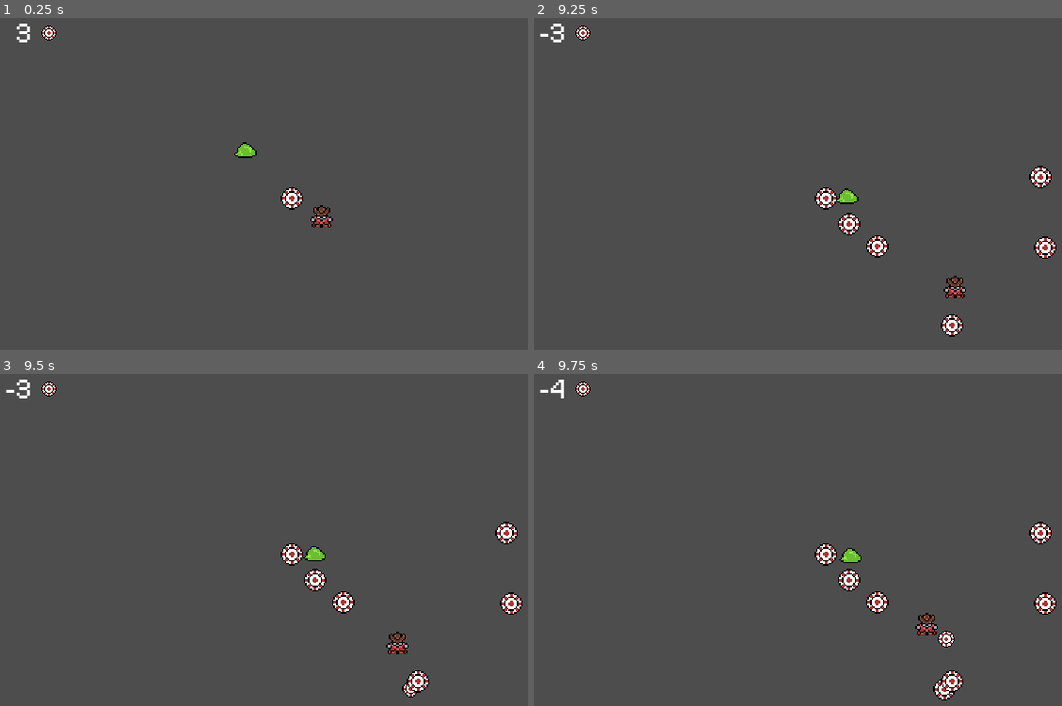
Above: before the commit, frames 1-4 (two rows, left to right).
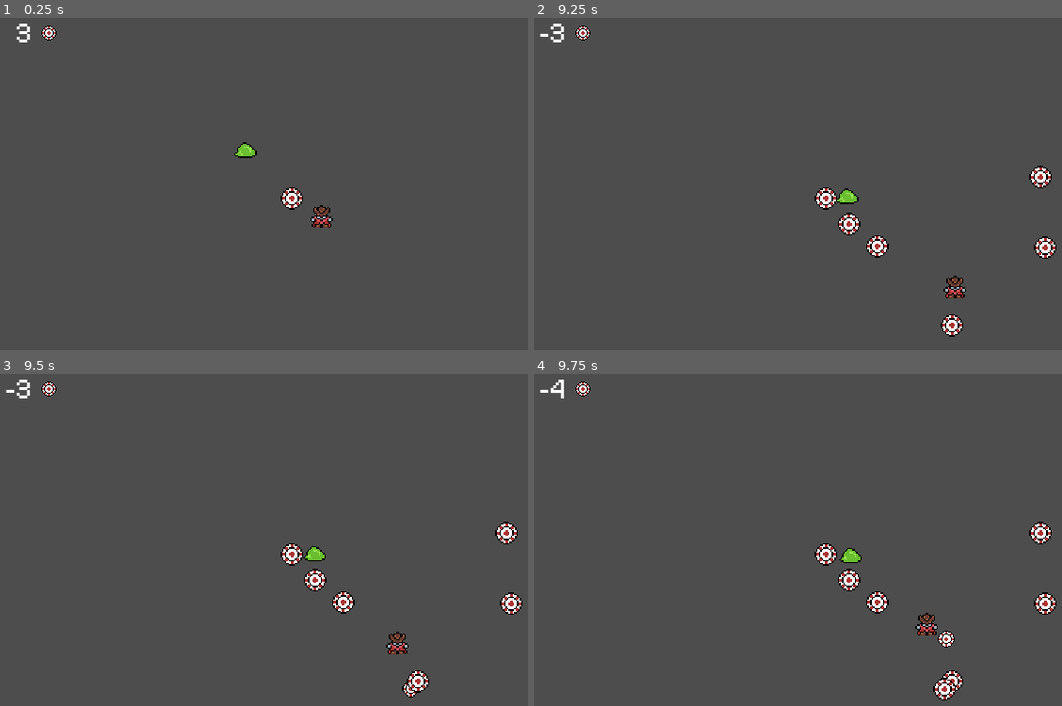
Above: after the commit, the same moments.

Repository: tkapa/risk-it
Game: Godot game, scene res://Scenes/main.tscn
Same seed, same stepped clock (60 frames per second), same inputs: the game is played once before the commit and once after it.
Inputs (mouse positions are in pixels of both pictures, inside the frame that each line leads up to):
- Up to frame 1 (0.25 s): no input
- Up to frame 2 (9.25 s): move the mouse to (940, 167) at 0.52 s; hold D (right) 0.53-1.28 s; tap Space (throw) every 0.75 s from 0.6 to 8.85 s; move the mouse to (687, 203) at 1.27 s; hold S (down) 1.28-2.03 s; move the mouse to (866, 110) at 2.02 s; hold D (right) 2.03-2.78 s; move the mouse to (776, 253) at 2.77 s; hold W (up) 2.78-3.53 s; move the mouse to (988, 237) at 3.52 s; hold A (left) 3.53-5.03 s; move the mouse to (629, 134) at 4.27 s; move the mouse to (840, 184) at 5.02 s; hold S (down) 5.03-5.78 s; move the mouse to (718, 101) at 5.77 s; hold D (right) 5.78-6.53 s; move the mouse to (940, 167) at 6.52 s; hold W (up) 6.53-7.28 s; move the mouse to (687, 203) at 7.27 s; hold D (right) 7.28-8.03 s; move the mouse to (866, 110) at 8.02 s; hold S (down) 8.03-8.78 s; move the mouse to (776, 253) at 8.77 s; hold A (left) from 8.78 s (still down)
- Up to frame 3 (9.5 s): keep holding A (left)
- Up to frame 4 (9.75 s): move the mouse to (988, 593) at 9.52 s; release A (left) at 9.53 s; hold W (up) from 9.53 s (still down); tap Space (throw) at 9.6 s

Frames 1-3 are identical in both runs. In frame 4, less than 0.1% of the frame differs, in the area x 77-80%, y 91-97%.

Commit message:
Midday Save

Diff:
--- a/Entities/Attacks/Chip.tscn
+++ b/Entities/Attacks/Chip.tscn
@@ -2,7 +2,7 @@
 
 [ext_resource type="Script" uid="uid://6ixyl6p88bn7" path="res://Entities/Attacks/chip.gd" id="1_oqvyq"]
 [ext_resource type="Texture2D" uid="uid://ck8qoaq0tqrto" path="res://Assets/Chips/Chip-1.png" id="2_ih3yp"]
-[ext_resource type="PackedScene" uid="uid://bmj1phiqd4ot5" path="res://Entities/Pickups/Chip/chip_pickup.tscn" id="2_y4kt8"]
+[ext_resource type="Resource" uid="uid://c0k34c66supa3" path="res://Resources/Chips/base_chip.tres" id="2_y4kt8"]
 [ext_resource type="PackedScene" uid="uid://c4o66nlqmj07u" path="res://Components/HitboxComponent/HitboxComponent.tscn" id="3_y4kt8"]
 
 [sub_resource type="CircleShape2D" id="CircleShape2D_u6qvb"]
@@ -15,7 +15,7 @@
 collision_mask = 0
 motion_mode = 1
 script = ExtResource("1_oqvyq")
-chip_pickup = ExtResource("2_y4kt8")
+chip_drop = ExtResource("2_y4kt8")
 
 [node name="CollisionShape2D" type="CollisionShape2D" parent="."]
 visible = false
--- a/Entities/Attacks/chip.gd
+++ b/Entities/Attacks/chip.gd
@@ -1,10 +1,9 @@
 class_name Chip extends CharacterBody2D
-
-@export var chip_pickup : PackedScene
 
 var direction : Vector2 = Vector2.UP
 var move_speed : int = 100
 
+@export var chip_drop : ChipStats
 @export var speed_decay : int = 5
 
 func init(_move_speed: int, _direction: Vector2):
@@ -20,7 +19,5 @@
 		_on_cleanup()
 
 func _on_cleanup():
-	var chip_pickup : PickupBase = chip_pickup.instantiate()
-	chip_pickup.position = position
-	add_sibling(chip_pickup)
+	SignalBus.drop_chip_pickup.emit(position, chip_drop)
 	queue_free()
--- a/Entities/Enemies/enemy.gd
+++ b/Entities/Enemies/enemy.gd
@@ -4,10 +4,11 @@
 
 @onready var hurtbox : HurtboxComponent = $HurtboxComponent
 @onready var health : HealthComponent = $HealthComponent
-
-var chip_pickup : PackedScene = preload("res://Entities/Pickups/Chip/chip_pickup.tscn")
+@onready var animation : AnimatedSprite2D = $AnimatedSprite
 
 func _ready():
+	animation.sprite_frames = enemy_stats.sprite_sheet
+	animation.play("default")
 	health.init(enemy_stats.max_health)
 	hurtbox.init(health)
 
@@ -16,8 +17,5 @@
 	enemy_stats.move(self, player_position, delta)
 
 func _on_health_component_on_death():
-	var pickup : ChipPickup = chip_pickup.instantiate()
-	pickup.chip_stats = enemy_stats.chip_drop
-	pickup.position = position
-	add_sibling(pickup)
+	SignalBus.drop_chip_pickup.emit(position, enemy_stats.chip_drop)
 	queue_free()
--- a/Entities/Enemies/enemy.tscn
+++ b/Entities/Enemies/enemy.tscn
@@ -2,10 +2,11 @@
 
 [ext_resource type="Script" uid="uid://dyxs4lja8aogl" path="res://Entities/Enemies/enemy.gd" id="1_7o3vr"]
 [ext_resource type="Resource" uid="uid://v4ht4q6lj747" path="res://Resources/Enemies/slime.tres" id="2_o1grr"]
-[ext_resource type="Texture2D" uid="uid://ihgiqih6m7m0" path="res://Assets/Enemies/Slime.png" id="2_wbf3x"]
 [ext_resource type="PackedScene" uid="uid://dcdqr53wunobp" path="res://Components/HurtboxComponent/HurtboxComponent.tscn" id="3_6rqwt"]
 [ext_resource type="PackedScene" uid="uid://g8lh65rii5n" path="res://Components/HealthComponent/HealthComponent.tscn" id="3_ihd1f"]
 [ext_resource type="PackedScene" uid="uid://c4o66nlqmj07u" path="res://Components/HitboxComponent/HitboxComponent.tscn" id="4_4jf10"]
+
+[sub_resource type="SpriteFrames" id="SpriteFrames_ihd1f"]
 
 [sub_resource type="CircleShape2D" id="CircleShape2D_wbf3x"]
 radius = 3.16228
@@ -20,8 +21,8 @@
 script = ExtResource("1_7o3vr")
 enemy_stats = ExtResource("2_o1grr")
 
-[node name="Sprite2D" type="Sprite2D" parent="."]
-texture = ExtResource("2_wbf3x")
+[node name="AnimatedSprite" type="AnimatedSprite2D" parent="."]
+sprite_frames = SubResource("SpriteFrames_ihd1f")
 
 [node name="CollisionShape2D" type="CollisionShape2D" parent="."]
 position = Vector2(0, 5)
--- a/Entities/Player/player.gd
+++ b/Entities/Player/player.gd
@@ -20,7 +20,7 @@
 
 func _input(event):
 	if event is InputEventMouseMotion:
-		_cursor_dir = position.direction_to(event.position).normalized()
+		_cursor_dir = position.direction_to(event.global_position).normalized()
 
 func _process(delta):
 	if Input.is_action_just_pressed("throw"):
--- a/Resources/Enemies/enemy_stats.gd
+++ b/Resources/Enemies/enemy_stats.gd
@@ -6,6 +6,7 @@
 @export var name : String = "Enemy"
 @export var max_health : int = 1
 @export var move_speed : int = 10
+@export var sprite_sheet : SpriteFrames
 
 
 func move(parent: CharacterBody2D, player_position: Vector2, delta: float):
--- a/Resources/Enemies/slime.tres
+++ b/Resources/Enemies/slime.tres
@@ -1,7 +1,23 @@
-[gd_resource type="Resource" script_class="EnemyStats" load_steps=3 format=3 uid="uid://v4ht4q6lj747"]
+[gd_resource type="Resource" script_class="EnemyStats" load_steps=6 format=3 uid="uid://v4ht4q6lj747"]
 
 [ext_resource type="Resource" uid="uid://c0k34c66supa3" path="res://Resources/Chips/base_chip.tres" id="1_qurrs"]
 [ext_resource type="Script" uid="uid://d4cy06b7qvxs5" path="res://Resources/Enemies/enemy_stats.gd" id="1_rkiea"]
+[ext_resource type="Texture2D" uid="uid://ihgiqih6m7m0" path="res://Assets/Enemies/Slime.png" id="3_iunsp"]
+
+[sub_resource type="AtlasTexture" id="AtlasTexture_w631l"]
+atlas = ExtResource("3_iunsp")
+region = Rect2(0, 0, 16, 16)
+
+[sub_resource type="SpriteFrames" id="SpriteFrames_ie8a6"]
+animations = [{
+"frames": [{
+"duration": 1.0,
+"texture": SubResource("AtlasTexture_w631l")
+}],
+"loop": true,
+"name": &"default",
+"speed": 5.0
+}]
 
 [resource]
 script = ExtResource("1_rkiea")
@@ -9,4 +25,5 @@
 name = "Enemy"
 max_health = 1
 move_speed = 10
+sprite_sheet = SubResource("SpriteFrames_ie8a6")
 metadata/_custom_type_script = "uid://d4cy06b7qvxs5"
--- /dev/null
+++ b/Scenes/game_area.gd
@@ -0,0 +1,4 @@
+extends Node2D
+
+func _ready():
+	GameManager.game_node = self
--- a/Scenes/main.tscn
+++ b/Scenes/main.tscn
@@ -1,6 +1,7 @@
-[gd_scene load_steps=5 format=3 uid="uid://dkck2sgtuhhhm"]
+[gd_scene load_steps=6 format=3 uid="uid://dkck2sgtuhhhm"]
 
 [ext_resource type="PackedScene" uid="uid://ddgefhw6ojm16" path="res://Entities/Player/player.tscn" id="1_jjgbg"]
+[ext_resource type="Script" uid="uid://cevgomea2oaeh" path="res://Scenes/game_area.gd" id="2_kry3j"]
 [ext_resource type="PackedScene" uid="uid://dv5mjtjnmmlae" path="res://Entities/Enemies/enemy.tscn" id="3_8gbba"]
 [ext_resource type="PackedScene" uid="uid://se3rgu7umfgo" path="res://Scenes/UI/player_hp.tscn" id="3_jjvhh"]
 [ext_resource type="PackedScene" uid="uid://bmj1phiqd4ot5" path="res://Entities/Pickups/Chip/chip_pickup.tscn" id="4_jjvhh"]
@@ -31,6 +32,7 @@
 
 [node name="GameArea" type="Node2D" parent="."]
 scale = Vector2(1.5, 1.5)
+script = ExtResource("2_kry3j")
 
 [node name="Player" parent="GameArea" instance=ExtResource("1_jjgbg")]
 position = Vector2(247.333, 142)
--- a/Scripts/game_manager.gd
+++ b/Scripts/game_manager.gd
@@ -1,3 +1,4 @@
 extends Node
 
 var player : Player
+var game_node: Node2D
--- /dev/null
+++ b/Scripts/pickup_manager.gd
@@ -0,0 +1,12 @@
+extends Node
+
+var _chip_pickup : PackedScene = preload("res://Entities/Pickups/Chip/chip_pickup.tscn")
+
+func _init():
+	SignalBus.drop_chip_pickup.connect(_on_drop_chip_pickup)
+
+func _on_drop_chip_pickup(position: Vector2, chip_stats: ChipStats):
+	var pickup : ChipPickup = _chip_pickup.instantiate()
+	pickup.chip_stats = chip_stats
+	pickup.position = position
+	GameManager.game_node.add_child(pickup)
--- a/Scripts/signal_bus.gd
+++ b/Scripts/signal_bus.gd
@@ -2,3 +2,5 @@
 
 signal player_died
 signal player_health_updated(new_current_health: int, new_max_health: int)
+
+signal drop_chip_pickup(position: Vector2, chip_stats: ChipStats)
--- a/project.godot
+++ b/project.godot
@@ -19,11 +19,14 @@
 
 SignalBus="*res://Scripts/signal_bus.gd"
 GameManager="*res://Scripts/game_manager.gd"
+PickupManager="*res://Scripts/pickup_manager.gd"
 
 [display]
 
 window/size/viewport_width=640
 window/size/viewport_height=360
+window/size/mode=2
+window/stretch/mode="canvas_items"
 
 [file_customization]
 
Not shown, added: Scenes/game_area.gd.uid
Not shown, added: Scripts/pickup_manager.gd.uid
